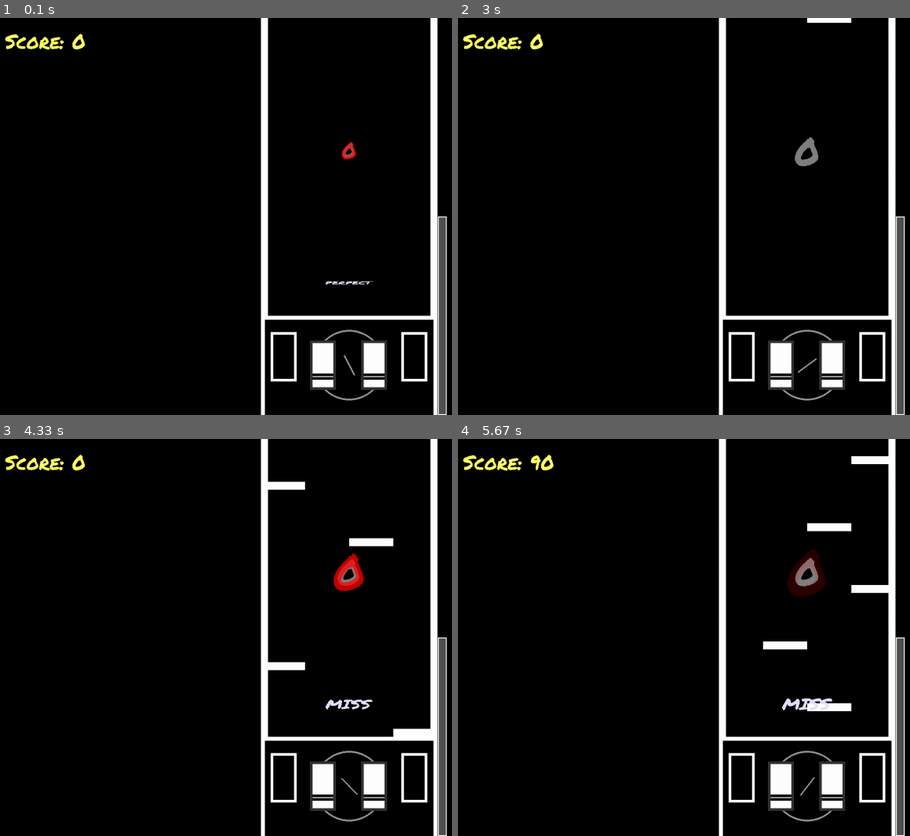
Above: before the commit, frames 1-4 (two rows, left to right).
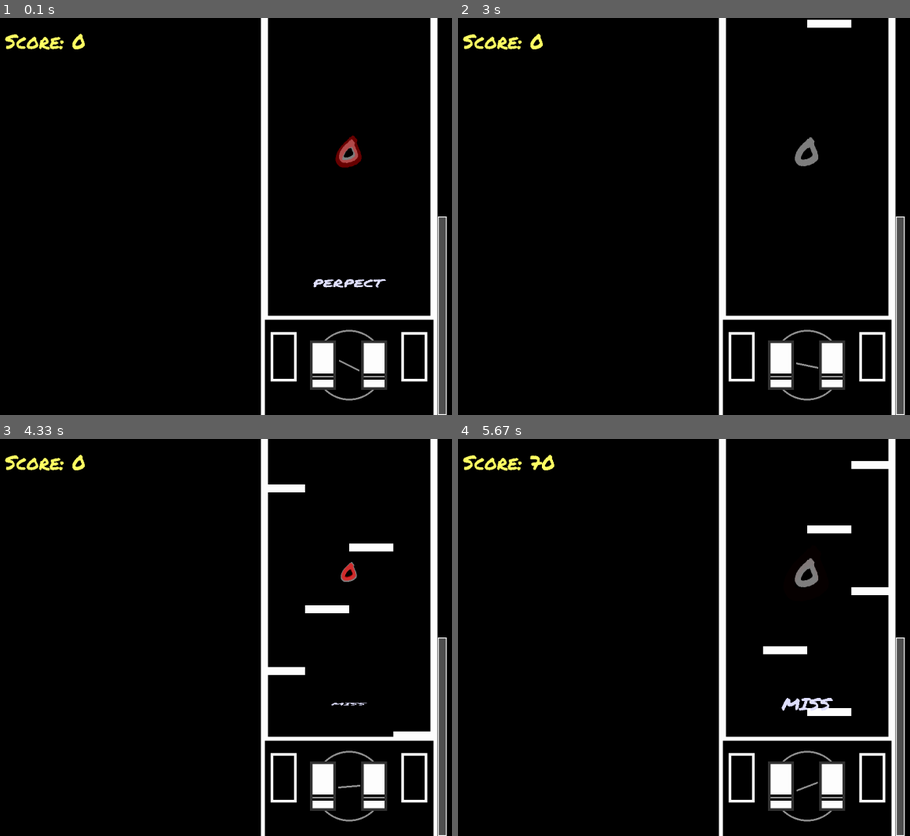
Above: after the commit, the same moments.

Repository: sunghyeonk1m/pygame
Game: pygame game, started from pygame.re/import pratitc.py
Two runs of this game, one before a commit and one after it. Both use one fixed random seed, a clock stepped at 60 frames per second and the inputs below.
Inputs:
- Up to frame 1 (0.1 s): no input
- Up to frame 2 (3 s): tap F at 0.33 s
- Up to frame 3 (4.33 s): no input
- Up to frame 4 (5.67 s): tap D at 4.67 s; tap F at 5 s

The runs differ from the first frame. In frame 1, 0.6% of the frame differs, in the area x 69-86%, y 29-91%; in frame 2, 0.2%; in frame 3, 1.5%; in frame 4, 1.7%, in the area x 15-96%, y 3-90%.

Commit message:
add fever_time
피버 타임 추가 및 게이지 추가

Diff:
--- a/pygame.re/import pratitc.py
+++ b/pygame.re/import pratitc.py
@@ -19,7 +19,7 @@
 keys = [0, 0, 0, 0]      # 애니메이션용 키 값 (0.0 ~ 1.0)
 keyset = [0, 0, 0, 0]    # 실제 눌린 키 상태 (0 또는 1)
 
-maxframe = 60  # 최대 FPS
+maxframe = 120  # 최대 FPS
 fps = 0
 
 gst = time.time()
@@ -81,6 +81,8 @@
 
 score = 0
 
+fever_mode = False
+
 max_combo = 80
 
 combo_time = Time + 1
@@ -88,7 +90,15 @@
 rate_data = [0, 0, 0, 0]
 
 def rating(n):
-    global combo, miss_anim, last_combo, combo_effect, combo_effect2, combo_time, rate, score
+    global combo, miss_anim, last_combo, combo_effect, combo_effect2, combo_time, rate, score, fever_mode
+    # 피버모드드
+    if combo >=  max_combo:
+        fever_mode = True
+    else:
+        fever_mode = False
+
+    multiplier = 2 if fever_mode else 1
+    # 점수 입력 및 판정 방식식
     if abs((h/12) * 9 - rate_data[n - 1] < 950 * speed * (h / 900) and (h / 12) * 9 - rate_data[n - 1] >= 200 * speed * (h / 900)):
         last_combo = combo
         miss_anim = 1
@@ -106,28 +116,29 @@
         combo_time = Time + 1
         combo_effect2 = 1.3
         rate = "BAD"
-        score += 20
+        score += 0
     if abs((h/12) * 9 - rate_data[n - 1]) < 100 * speed * (h / 900) and abs((h / 12) * 9 - rate_data[n - 1]) >= 50 * speed * (h / 900):
         combo += 1
         combo_effect = 0.2
         combo_time = Time + 1
         combo_effect2 = 1.3
         rate = "GOOD"
-        score += 50
+        score += 50 * multiplier
     if abs((h/12) * 9 - rate_data[n - 1]) < 50 * speed * (h / 900) and abs((h / 12) * 9 - rate_data[n - 1]) >= 15 * speed * (h / 900):
         combo += 1
         combo_effect = 0.2
         combo_time = Time + 1
         combo_effect2 = 1.3
         rate = "GREAT"
-        score += 70
+        score += 70  * multiplier
     if abs((h/12) * 9 - rate_data[n - 1]) < 15 * speed * (h / 900) and abs((h / 12) * 9 - rate_data[n - 1]) >= 0 * speed * (h / 900):
         combo += 1
         combo_effect = 0.2
         combo_time = Time + 1
         combo_effect2 = 1.3
         rate = "PERFECT"
-        score += 100
+        score += 100 * multiplier
+
 
 
 
@@ -329,8 +340,11 @@
         pygame.draw.rect(screen, (80, 80, 80), (gauge_x, gauge_y, gauge_width, gauge_height))
 
         filled_height = gauge_height * min(combo / max_combo, 1.0)
-        pygame.draw.rect(screen, (100, 255, 100), (gauge_x, gauge_y + gauge_height - filled_height, gauge_width, filled_height))
-
+        if fever_mode:
+            gauge_color = (255, 100, 100)  # 피버 모드일 때 노란색
+        else:
+            gauge_color = (100, 255, 100)  # 일반 초록색
+        pygame.draw.rect(screen, (gauge_color), (gauge_x, gauge_y + gauge_height - filled_height, gauge_width, filled_height))
         pygame.draw.rect(screen, (255, 255, 255), (gauge_x, gauge_y, gauge_width, gauge_height), 2)
         # miss 판정정
         miss_text.set_alpha(255 - (255 / 4) * miss_anim)
